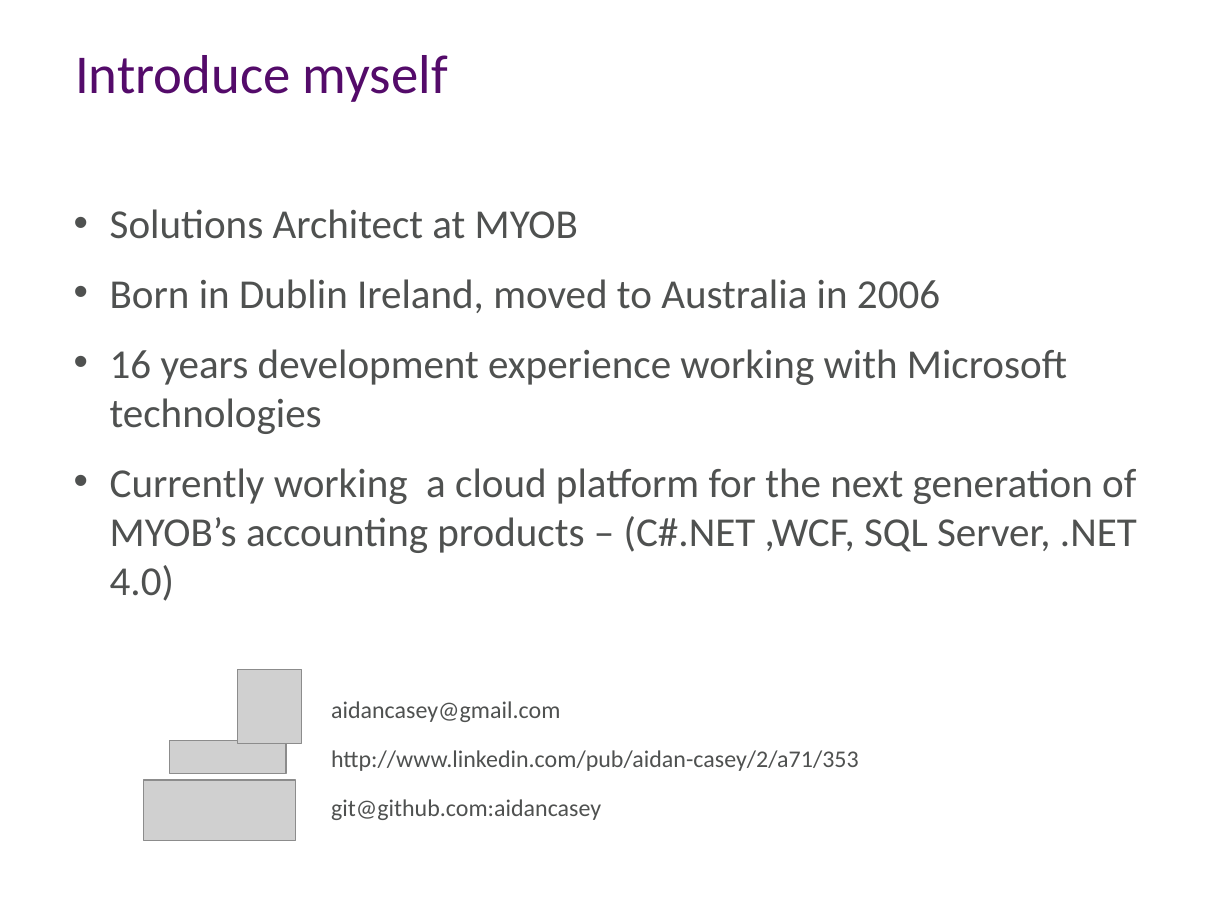
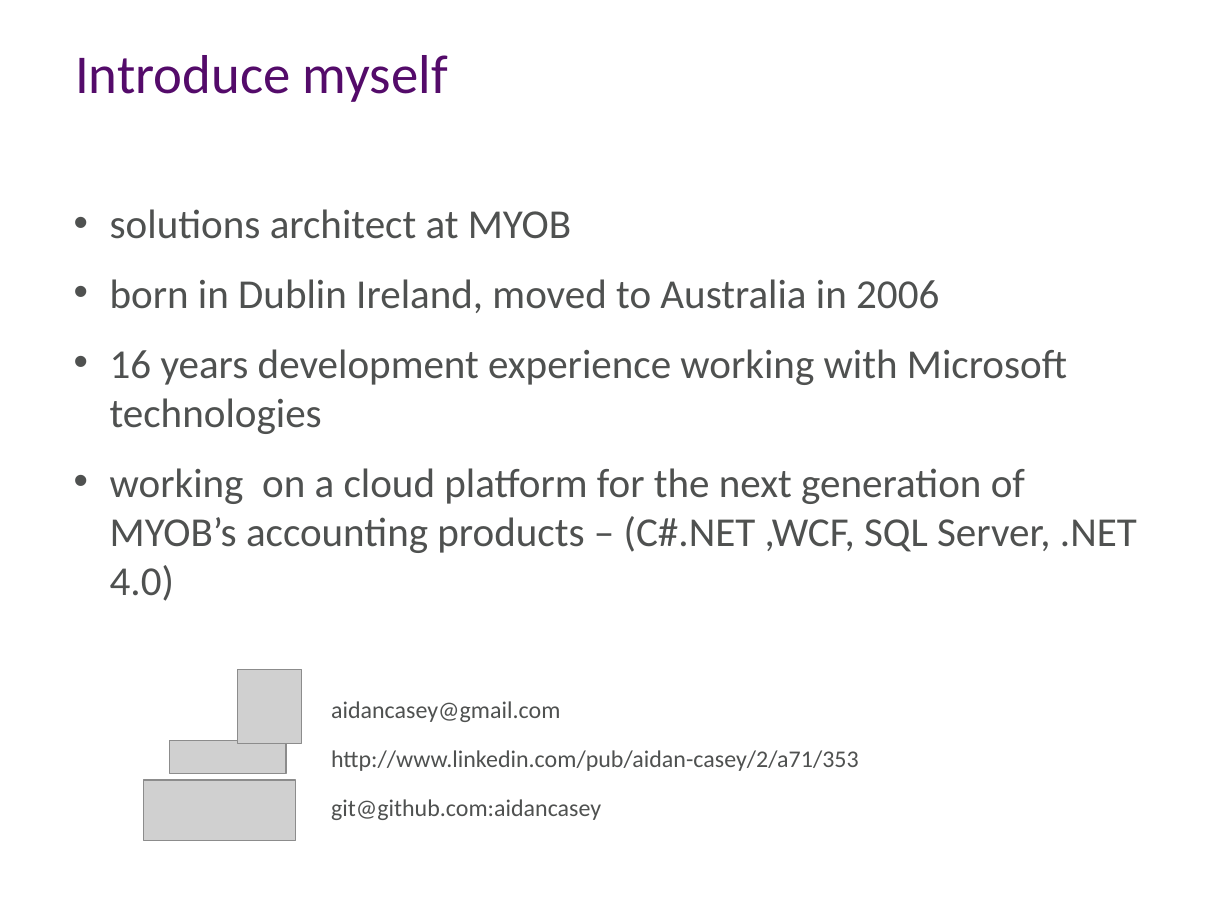
Before and after one commit to aidancasey/AzureNodeChatClient, a slide deck: slide 2 of presentation/Building Node.js Applications on Windows Azure.pptx. Drawn at 1232x924 pixels with LibreOffice and Linux fonts; fonts in the diff are those of the drawing; grey boxes stand for pictures; background and template pictures are left out. Boxes give left, top, right and bottom in pixels: in the first picture for what was removed or moved away, otherwise in the second. Text is boxed around its words. In the diff, an @@ line names an element or a change of style, - is before the commit and + after.

```diff
--- a/presentation/Building Node.js Applications on Windows Azure.pptx
+++ b/presentation/Building Node.js Applications on Windows Azure.pptx
@@ text at (x1=110, y1=209, x2=939, y2=313): text changed @@
-• Solutions Architect at MYOB
-• Born in Dublin Ireland, moved to Australia in 2006
+• solutions architect at MYOB
+• born in Dublin Ireland, moved to Australia in 2006
@@ text at (x1=110, y1=468, x2=1137, y2=601): text changed @@
-• Currently working a cloud platform for the next generation of MYOB’s accounting products – (C#.NET ,WCF, SQL Server, .NET 4.0)
+• working on a cloud platform for the next generation of MYOB’s accounting products – (C#.NET ,WCF, SQL Server, .NET 4.0)
```
Also in this commit, not shown: 6 other slides changed, 3 slides added, 5 slides removed.
